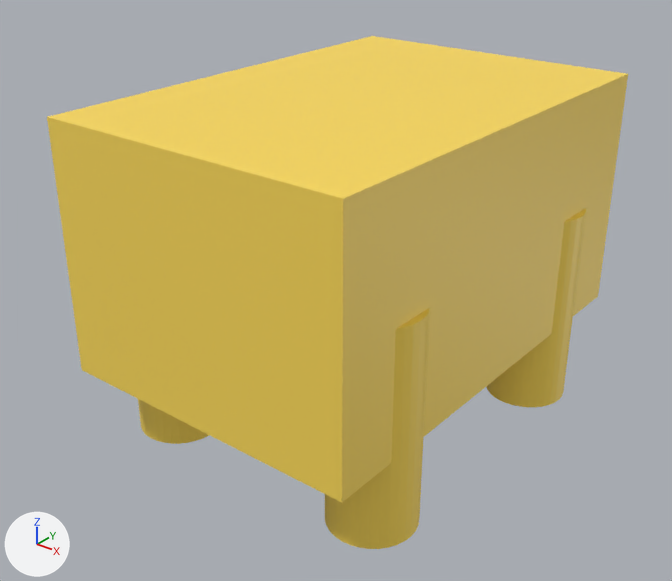
Two versions of the glTF model godot_demo/2/models/giraffe_body.glb, one commit apart.
Both versions are drawn from a 50 mm camera at (1.453, -1.925, 1.348) aimed at (-0.006, -0.101, 0.216). The lights are fixed; the arrows at lower left show +X, +Y and +Z. The picture after the commit comes second. Where no turn or scale is listed for an object, it has been applied to the vertices. Vertices at exactly the same position are counted once.
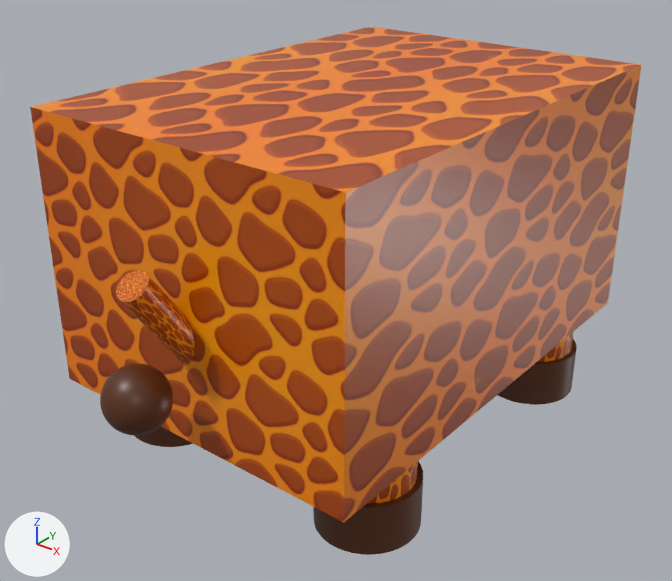
What differs and where, as boxes [x1, y1, x2, y2] in the pictures (672 x 581 px):
'Cube', reshaped, rescaled, recoloured
    before: [47, 36, 628, 503]
    after: [30, 27, 641, 522]
'Cylinder.001', reshaped, moved, recoloured
    before: [325, 308, 430, 549]
    after: [367, 461, 418, 504]
'Cylinder.003', reshaped, moved, recoloured
    before: [486, 209, 586, 407]
    after: [537, 331, 574, 362]
'_MeshInstance3D_10', added (brown)
    after: [313, 461, 423, 555]
'_MeshInstance3D_12', added (brown)
    after: [100, 363, 173, 436]
'_MeshInstance3D_11', added (brown)
    after: [116, 270, 194, 365]
'_MeshInstance3D_6', added (brown)
    after: [498, 339, 577, 405]
'_MeshInstance3D_8', added (brown)
    after: [135, 426, 193, 447]
part 3 of me_cylinder_004, built on (yellow)
    before: [138, 399, 209, 444]

The change, as a diff of the scene's bpy script:
```diff
--- a/godot_demo/2/models/giraffe_body.glb.py
+++ b/godot_demo/2/models/giraffe_body.glb.py
@@ mat_material_0 @@
+mat_material_0 = bpy.data.materials.new('Material_0')
+# colours: yellow #ffbf19
+# uses the picture img_albedo
@@ me_cube_002 @@
 # used by ob_cube; location = (0.0, 0.0, 0.4); scale = (0.9, 1.3, 0.7)
-me_cube_002.from_pydata(...)  # 8 vertices, 12 faces; spans x -0.5..0.5, y -0.5..0.5, z -0.5..0.5
-me_cube_002.materials.append(mat_mat_giraffebody)  # yellow #ffdd59
+me_cube_002.from_pydata(...)  # 8 vertices, 12 faces; spans x -0.475..0.475, y -0.675..0.675, z -0.375..0.375
+# me_cube_002 part 1: the whole mesh is rebuilt
+me_cube_002.materials.append(mat_material_0)
@@ me_cylinder_004 @@
-me_cylinder_004.from_pydata(...)  # 64 vertices, 124 faces; spans x -0.12..0.12, y -0.12..0.12, z -0.3..0.3
-me_cylinder_004.materials.append(mat_mat_giraffebody)  # yellow #ffdd59
+me_cylinder_004.from_pydata(...)  # 386 vertices, 768 faces; spans x -0.12..0.12, y -0.12..0.12, z -0.25..0.25
+# me_cylinder_004 part 3: 64 vertices removed from x -0.12..0.12, y -0.12..0.12, z -0.3..0.3; 386 vertices added at x -0.12..0.12, y -0.12..0.12, z -0.25..0.25
+me_cylinder_004.materials.append(mat_material_0)
@@ me_cylinder_005 @@
-me_cylinder_005.from_pydata(...)  # 64 vertices, 124 faces; spans x -0.12..0.12, y -0.12..0.12, z -0.3..0.3
-me_cylinder_005.materials.append(mat_mat_giraffebody)  # yellow #ffdd59
+me_cylinder_005.from_pydata(...)  # 386 vertices, 768 faces; spans x -0.12..0.12, y -0.12..0.12, z -0.25..0.25
+# me_cylinder_005 part 4: 64 vertices removed from x -0.12..0.12, y -0.12..0.12, z -0.3..0.3; 386 vertices added at x -0.12..0.12, y -0.12..0.12, z -0.25..0.25
+me_cylinder_005.materials.append(mat_material_0)
@@ me_cylinder_007 @@
-me_cylinder_007.from_pydata(...)  # 64 vertices, 124 faces; spans x -0.12..0.12, y -0.12..0.12, z -0.3..0.3
-me_cylinder_007.materials.append(mat_mat_giraffebody)  # yellow #ffdd59
+me_cylinder_007.from_pydata(...)  # 386 vertices, 768 faces; spans x -0.12..0.12, y -0.12..0.12, z -0.25..0.25
+# me_cylinder_007 part 2: 64 vertices removed from x -0.12..0.12, y -0.12..0.12, z -0.3..0.3; 386 vertices added at x -0.12..0.12, y -0.12..0.12, z -0.25..0.25
+me_cylinder_007.materials.append(mat_material_0)
@@ ob_cube @@
 ob_cube.location = (0.0, 0.0, 0.4)
-ob_cube.scale = (0.9, 1.3, 0.7)
@@ ob_cylinder_001 @@
 ob_cylinder_001 = bpy.data.objects.new('Cylinder.001', me_cylinder_005)
-ob_cylinder_001.location = (0.35, -0.4, 0.1)
+ob_cylinder_001.location = (0.35, -0.42, 0.15)
@@ ob_cylinder_003 @@
 ob_cylinder_003 = bpy.data.objects.new('Cylinder.003', me_cylinder_007)
-ob_cylinder_003.location = (0.35, 0.4, 0.1)
+ob_cylinder_003.location = (0.35, 0.42, 0.15)
@@ ob_meshinstance3d_12 @@
+ob_meshinstance3d_12 = bpy.data.objects.new('_MeshInstance3D_12', me_mesh_10)  # 2050 vertices, 4096 faces; spans x -0.08..0.08, y -0.08..0.08, z -0.08..0.08; in mat_material_1 (brown #592e14)
+ob_meshinstance3d_12.location = (0.0, -0.82, 0.22)
@@ ob_meshinstance3d_11 @@
+ob_meshinstance3d_11 = bpy.data.objects.new('_MeshInstance3D_11', me_mesh_9)  # 386 vertices, 768 faces; spans x -0.04..0.04, y -0.133..0.133, z -0.166..0.166
+ob_meshinstance3d_11.location = (0.0, -0.7, 0.35)
@@ ob_meshinstance3d_10 @@
+ob_meshinstance3d_10 = bpy.data.objects.new('_MeshInstance3D_10', me_mesh_8)  # 386 vertices, 768 faces; spans x -0.135..0.135, y -0.135..0.135, z -0.07..0.07; in mat_material_1 (brown #592e14)
+ob_meshinstance3d_10.location = (0.35, -0.42, -0.12)
@@ ob_meshinstance3d_8 @@
+ob_meshinstance3d_8 = bpy.data.objects.new('_MeshInstance3D_8', me_mesh_8.copy())
+ob_meshinstance3d_8.location = (-0.35, -0.42, -0.12)
@@ ob_meshinstance3d_6 @@
+ob_meshinstance3d_6 = bpy.data.objects.new('_MeshInstance3D_6', me_mesh_8.copy())
+ob_meshinstance3d_6.location = (0.35, 0.42, -0.12)
```
